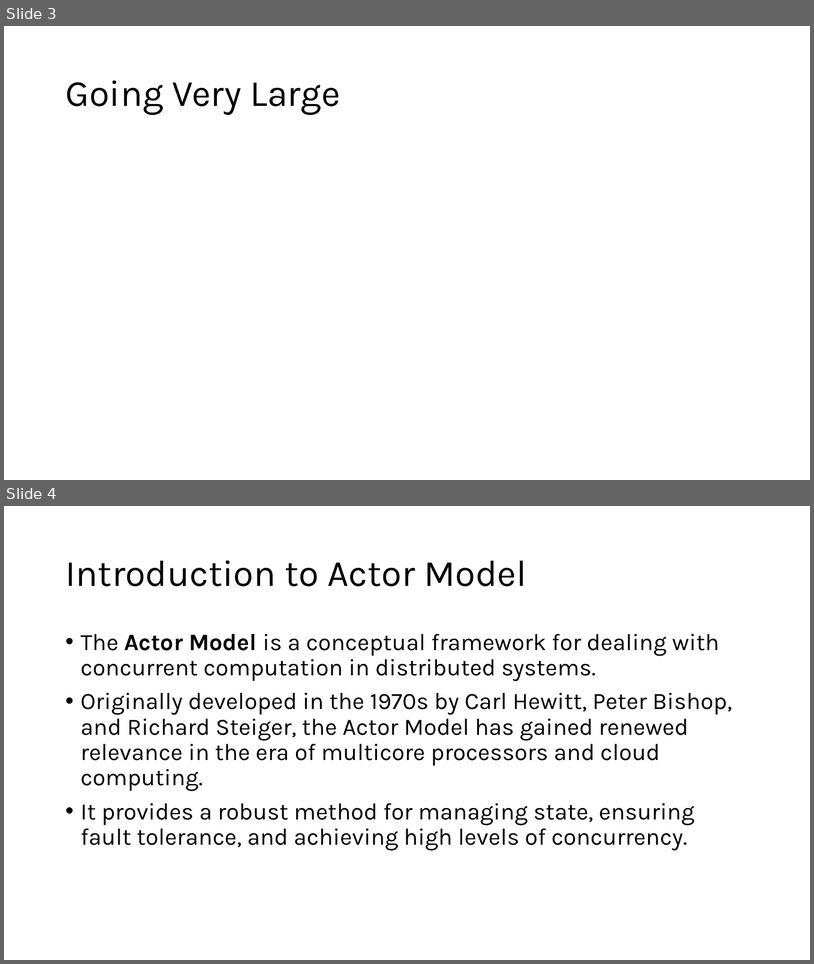
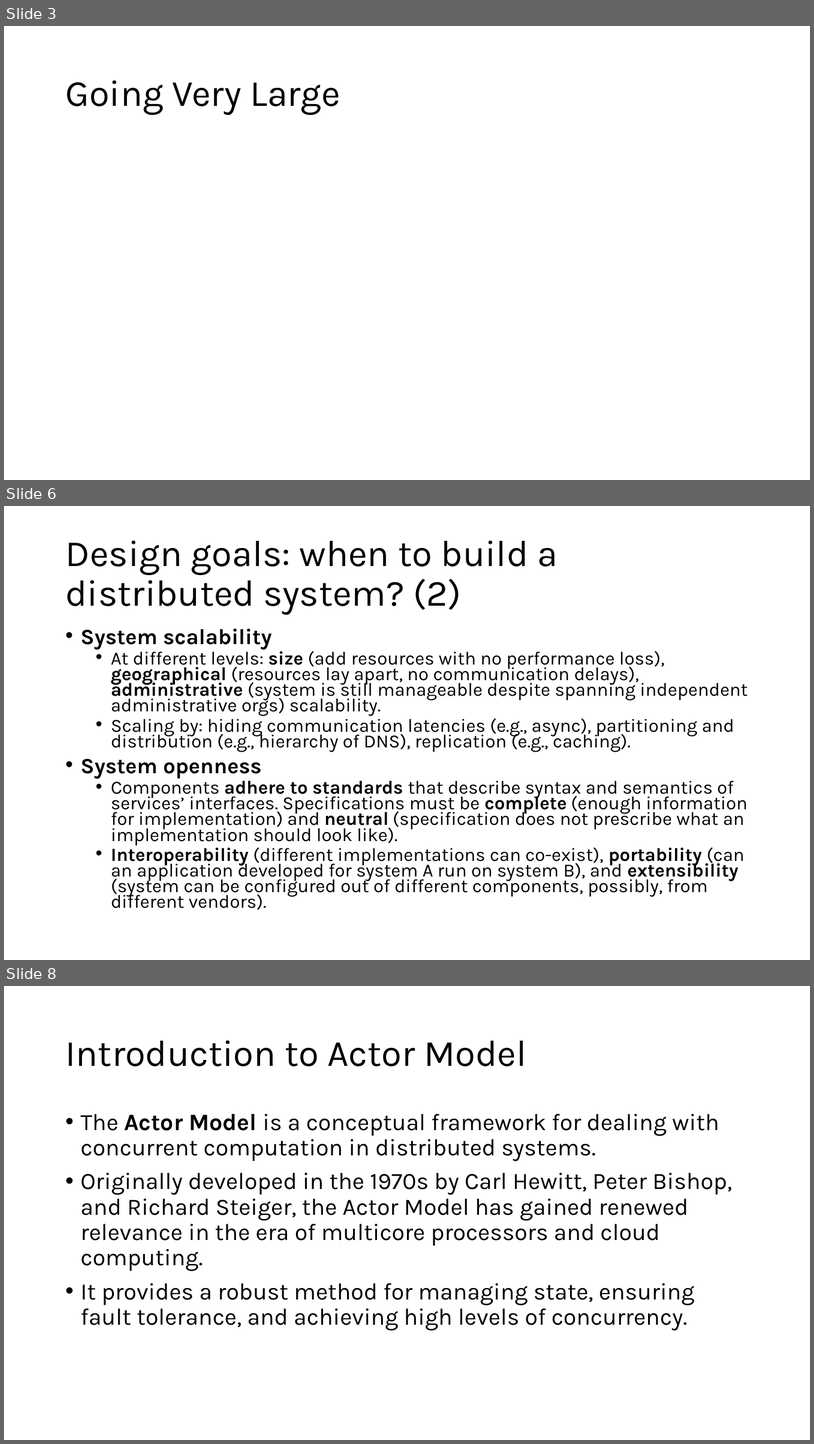
Before and after one commit to aregm/system-design-course, a slide deck: docs/Lecture 9.pptx. Shown one above the other, each under a label of ours: slides 3 and 4 before the commit, slides 3, 6 and 8 after it; the slides between them are not shown. The pictures are 814x964 and 814x1444 pixels, drawn with LibreOffice and Linux fonts; fonts in the diff are those of the drawing. Boxes give left, top, right and bottom in pixels: in the first picture for what was removed or moved away, otherwise in the second. Text is boxed around its words. In the diff, an @@ line names an element or a change of style, - is before the commit and + after.

Commit message:
Update Lecture 9

```diff
--- a/docs/Lecture 9.pptx
+++ b/docs/Lecture 9.pptx
@@ slide 6 added at [4, 506, 810, 960], background #FFFFFF @@
@@ title added at [65, 540, 558, 615], 44 pt, text #000000 @@
+Design goals: when to build a distributed system? (2)
@@ text added at [81, 628, 748, 910], 22.2 pt, text #000000 @@
+• System scalability
+  • At different levels: size (add resources with no performance loss), geographical (resources lay apart, no communication delays), administrative (system is still manageable despite spanning independent administrative orgs) scalability.
+  • Scaling by: hiding communication latencies (e.g., async), partitioning and distribution (e.g., hierarchy of DNS), replication (e.g., caching).
+• System openness
+  • Components adhere to standards that describe syntax and semantics of services’ interfaces. Specifications must be complete (enough information for implementation) and neutral (specification does not prescribe what an implementation should look like).
+  • Interoperability (different implementations can co-exist), portability (can an application developed for system A run on system B), and extensibility (system can be configured out of different components, possibly, from different vendors).
@@ what was slide 4 is now slide 8 @@
```
Also in this commit, not shown: 3 other slides added.
